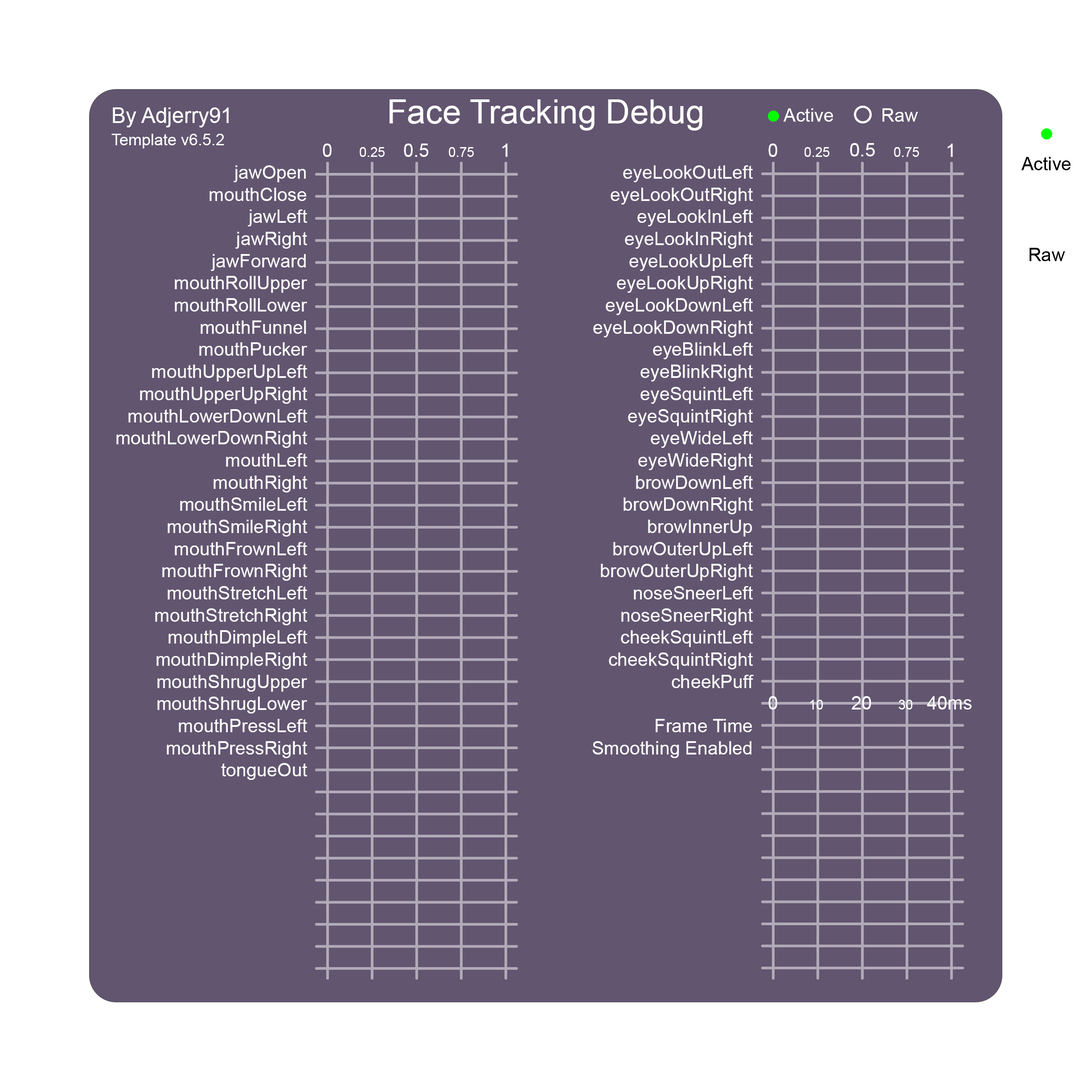
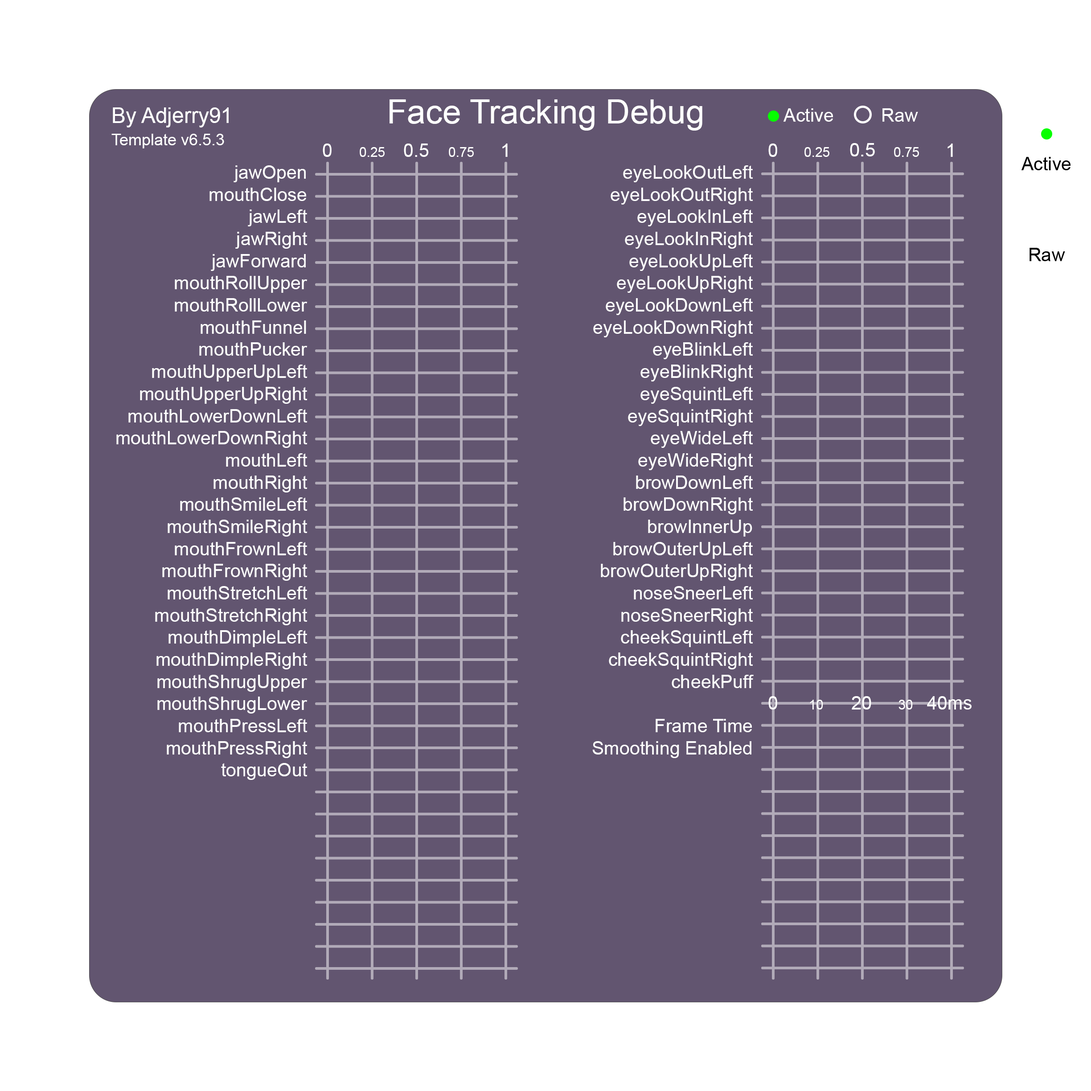
Layered file, before and after one edit (1091x1091). Changes by layer:
painted on "Template Version" over [216, 133, 225, 146]
